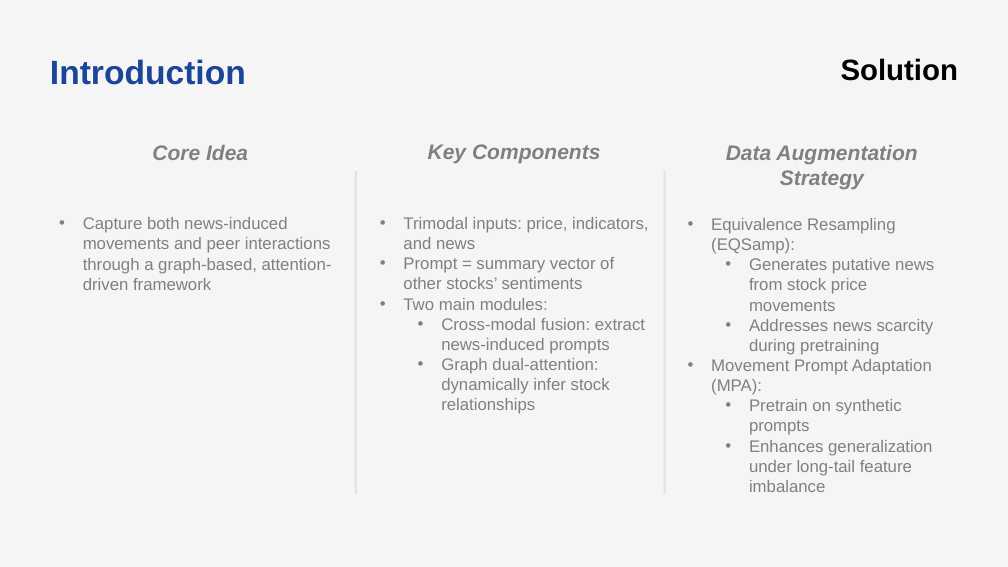
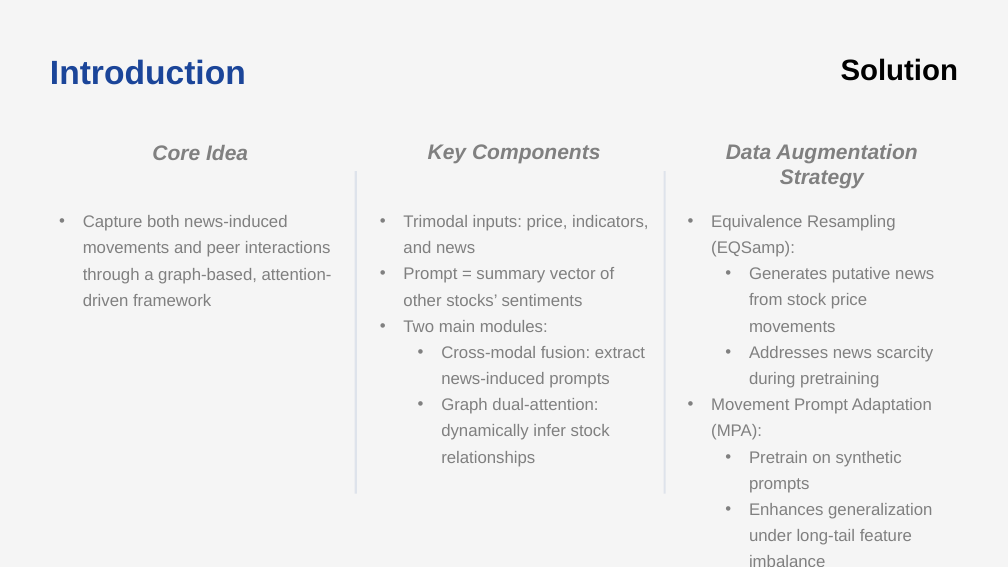
Before and after one commit to bts1991/study, a slide deck: slide 5 of 논문 Review/Others/paper_review.pptx (slide 4 before the commit). Drawn at 1008x567 pixels with LibreOffice and Linux fonts; fonts in the diff are those of the drawing. Boxes give left, top, right and bottom in pixels: in the first picture for what was removed or moved away, otherwise in the second. Text is boxed around its words. In the diff, an @@ line names an element or a change of style, - is before the commit and + after.

```diff
--- a/논문 Review/Others/paper_review.pptx
+++ b/논문 Review/Others/paper_review.pptx
@@ line spacing 1 to 1.3 in 3 elements at [83,215,332,284], [403,215,648,467], [711,215,934,545] @@
```
Also in this commit, not shown: 1 other slide changed, 1 slide added, 1 other file.
